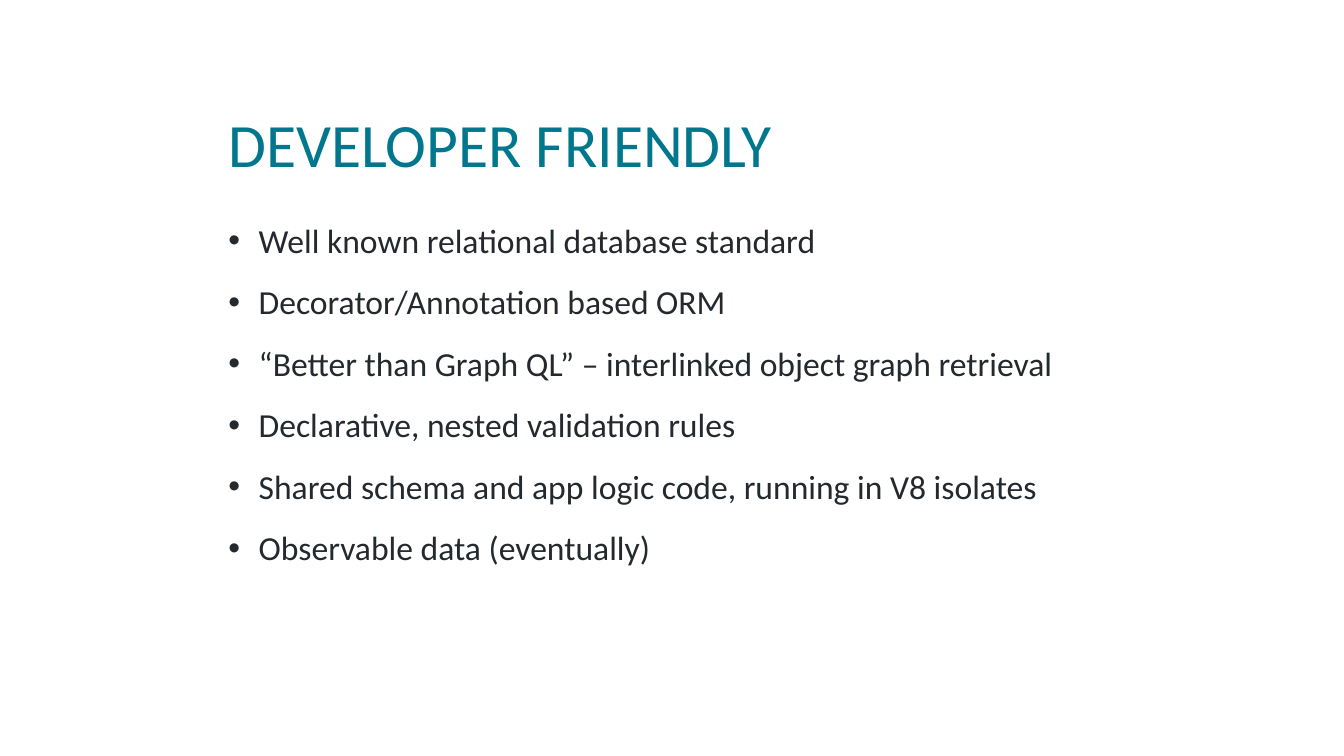
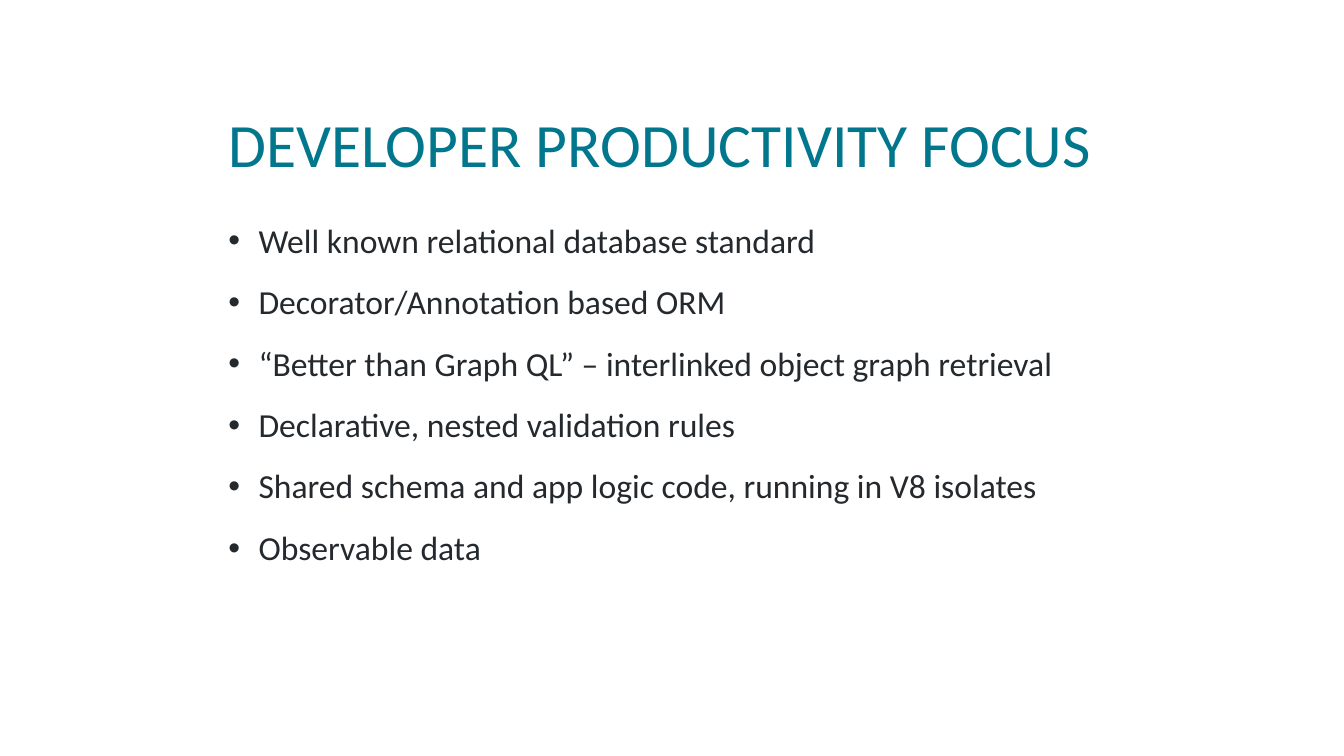
Before and after one commit to beyond-decentralized/AIRport, a slide deck: slide 8 of presentations/Open Web Foundry - Community Spotlight.pptx (slide 9 before the commit). Drawn at 1344x756 pixels with LibreOffice and Linux fonts; fonts in the diff are those of the drawing; background and template pictures are left out. Boxes give left, top, right and bottom in pixels: in the first picture for what was removed or moved away, otherwise in the second. Text is boxed around its words. In the diff, an @@ line names an element or a change of style, - is before the commit and + after.

```diff
--- a/presentations/Open Web Foundry - Community Spotlight.pptx
+++ b/presentations/Open Web Foundry - Community Spotlight.pptx
@@ text at box(228, 127, 1091, 168): text changed @@
-DEVELOPER FRIENDLY
+DEVELOPER PRODUCTIVITY FOCUS
@@ text at box(259, 536, 481, 561): text changed @@
-• Observable data (eventually)
+• Observable data
```
Also in this commit, not shown: 5 other slides changed, 1 slide added, 2 slides removed.
